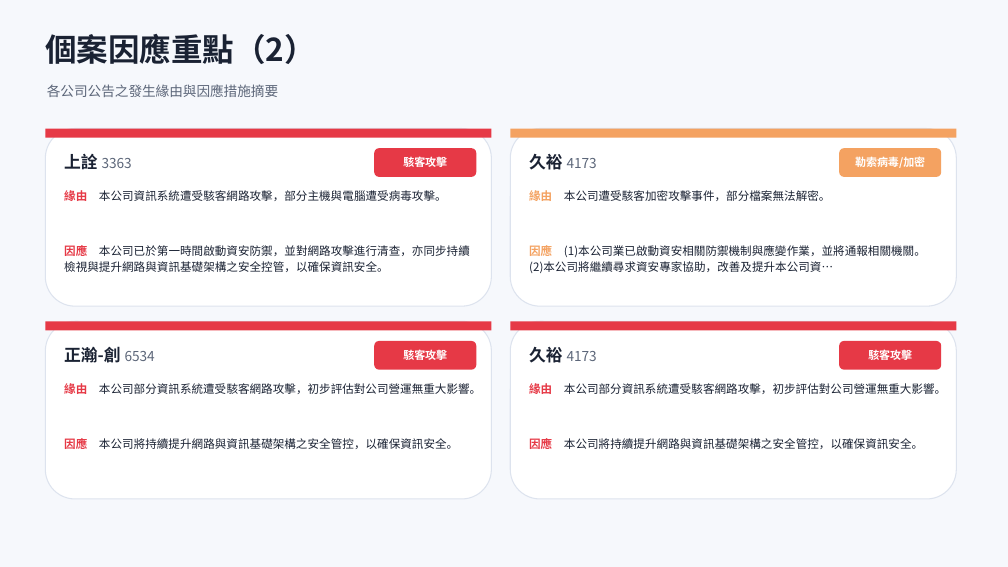
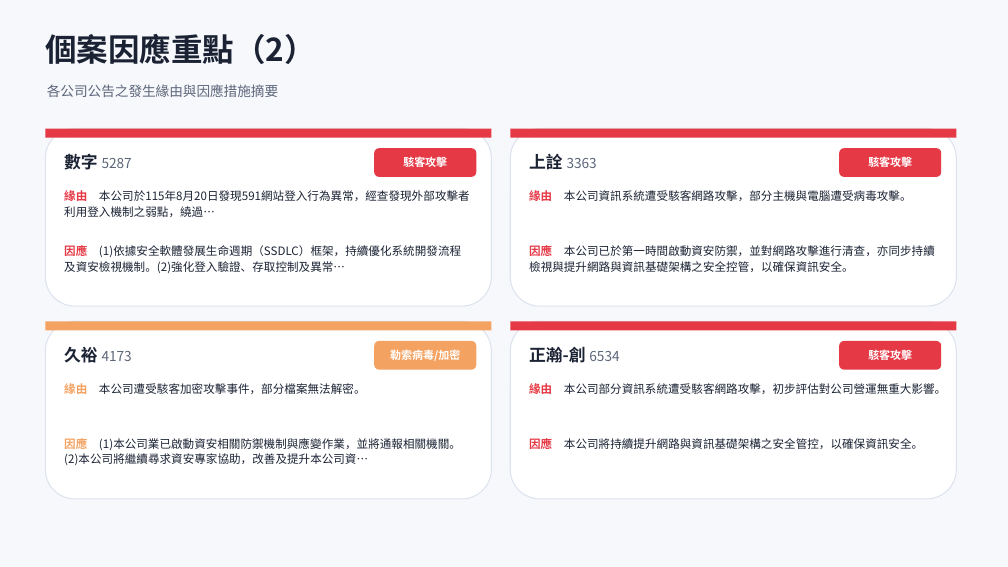
Before and after one commit to Johnnylin77/mops-isec-monitor, a slide deck: slide 7 of 資安事件因應分析.pptx. Drawn at 1008x567 pixels with LibreOffice and Linux fonts; fonts in the diff are those of the drawing. Boxes give left, top, right and bottom in pixels: in the first picture for what was removed or moved away, otherwise in the second. Text is boxed around its words. In the diff, an @@ line names an element or a change of style, - is before the commit and + after.

```diff
--- a/資安事件因應分析.pptx
+++ b/資安事件因應分析.pptx
@@ rectangle at (510, 129, 957, 138): fill #F4A261 to #E63946 @@
@@ rounded rectangle at (839, 148, 941, 177): fill #F4A261 to #E63946 @@
@@ text at (64, 154, 132, 170): text changed @@
-上詮 3363
+數字 5287
@@ text at (529, 154, 597, 170): text changed @@
-久裕 4173
+上詮 3363
@@ text at (868, 155, 912, 170): text changed @@
-勒索病毒/加密
+駭客攻擊
@@ text at (64, 190, 470, 217): text changed @@
-緣由 本公司資訊系統遭受駭客網路攻擊，部分主機與電腦遭受病毒攻擊。
+緣由 本公司於115年8月20日發現591網站登入行為異常，經查發現外部攻擊者利用登入機制之弱點，繞過…
@@ text at (529, 190, 912, 201): text changed @@
-緣由 本公司遭受駭客加密攻擊事件，部分檔案無法解密。
+緣由 本公司資訊系統遭受駭客網路攻擊，部分主機與電腦遭受病毒攻擊。
@@ text at (64, 243, 461, 273): text changed @@
-因應 本公司已於第一時間啟動資安防禦，並對網路攻擊進行清查，亦同步持續檢視與提升網路與資訊基礎架構之安全控管，以確保資訊安全。
+因應 (1)依據安全軟體發展生命週期（SSDLC）框架，持續優化系統開發流程及資安檢視機制。(2)強化登入驗證、存取控制及異常…
@@ text at (529, 243, 935, 272): text changed @@
-因應 (1)本公司業已啟動資安相關防禦機制與應變作業，並將通報相關機關。(2)本公司將繼續尋求資安專家協助，改善及提升本公司資…
+因應 本公司已於第一時間啟動資安防禦，並對網路攻擊進行清查，亦同步持續檢視與提升網路與資訊基礎架構之安全控管，以確保資訊安全。
@@ rectangle at (45, 321, 492, 330): fill #E63946 to #F4A261 @@
@@ text at (64, 347, 132, 363): text changed; size 16 to 13 pt; text colour #1A2233 to #5C6679; bold off @@
-正瀚-創 6534
+久裕 4173
@@ rounded rectangle at (374, 341, 476, 370): fill #E63946 to #F4A261 @@
@@ text at (390, 350, 460, 361): text changed @@
-駭客攻擊
+勒索病毒/加密
@@ text at (529, 346, 619, 363): text changed; size 13 to 16 pt; text colour #5C6679 to #1A2233; bold on @@
-久裕 4173
+正瀚-創 6534
@@ text at (64, 383, 366, 394): text changed @@
-緣由 本公司部分資訊系統遭受駭客網路攻擊，初步評估對公司營運無重大影響。
+緣由 本公司遭受駭客加密攻擊事件，部分檔案無法解密。
@@ text at (64, 438, 461, 465): text changed @@
-因應 本公司將持續提升網路與資訊基礎架構之安全管控，以確保資訊安全。
+因應 (1)本公司業已啟動資安相關防禦機制與應變作業，並將通報相關機關。(2)本公司將繼續尋求資安專家協助，改善及提升本公司資…
```
Also in this commit, not shown: 5 other slides changed, 1 slide added, 2 other files.
